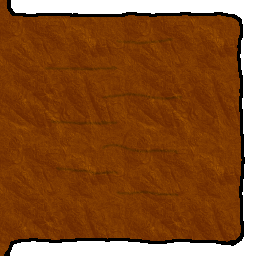
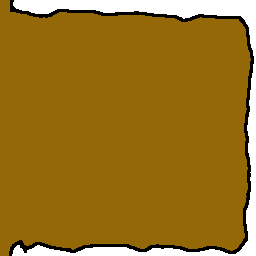
Revision of a layered 256×256 image; what changed, layer by layer:
hid "Layer 3 copy", painted on it, unmasked it over [left=0, top=0, right=254, bottom=256]
painted on "LN" over [left=0, top=0, right=254, bottom=256]
